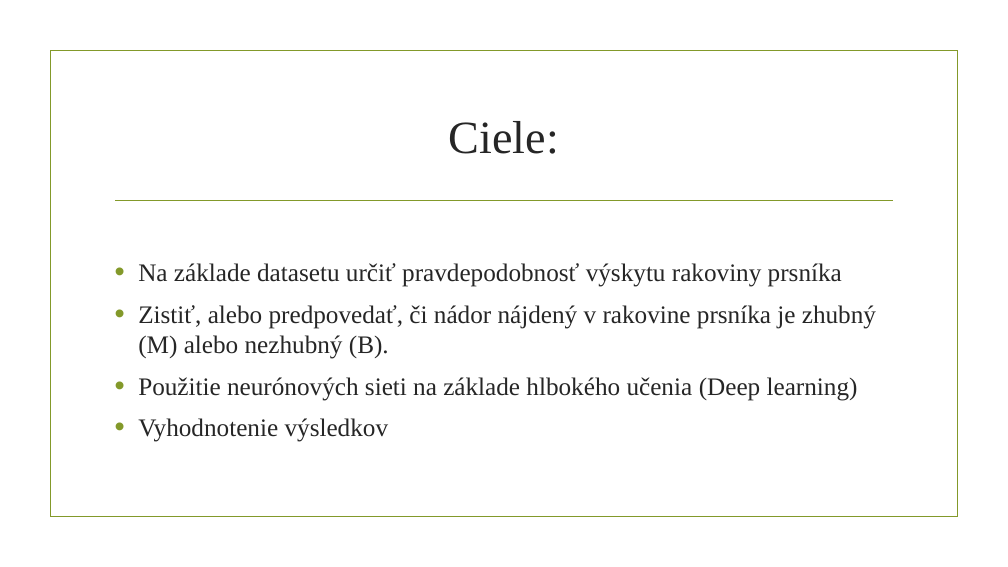
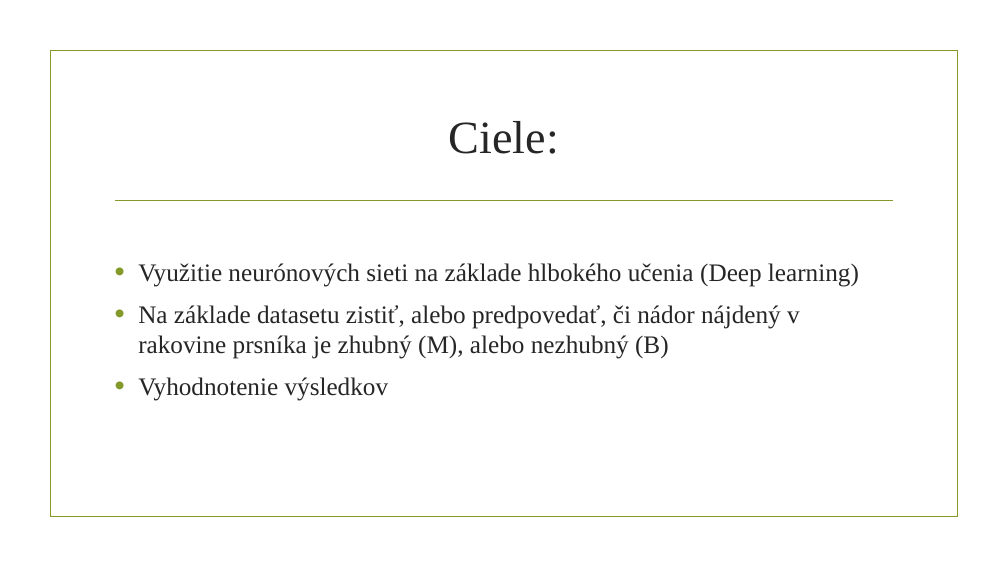
Before and after one commit to georgeob/Kysucky_NS2019, a slide deck: slide 2 of Kysucky_prezentacia.pptx. Drawn at 1008x567 pixels with LibreOffice and Linux fonts; fonts in the diff are those of the drawing; background and template pictures are left out. Boxes give left, top, right and bottom in pixels: in the first picture for what was removed or moved away, otherwise in the second. Text is boxed around its words. In the diff, an @@ line names an element or a change of style, - is before the commit and + after.

```diff
--- a/Kysucky_prezentacia.pptx
+++ b/Kysucky_prezentacia.pptx
@@ text at box(138, 263, 859, 359): text changed @@
-• Na základe datasetu určiť pravdepodobnosť výskytu rakoviny prsníka
-• Zistiť, alebo predpovedať, či nádor nájdený v rakovine prsníka je zhubný (M) alebo nezhubný (B).
-• Použitie neurónových sieti na základe hlbokého učenia (Deep learning)
+• Využitie neurónových sieti na základe hlbokého učenia (Deep learning)
+• Na základe datasetu zistiť, alebo predpovedať, či nádor nájdený v rakovine prsníka je zhubný (M), alebo nezhubný (B)
```
Also in this commit, not shown: 8 other slides changed, 1 slide added, 3 slides removed, 3 other files.
